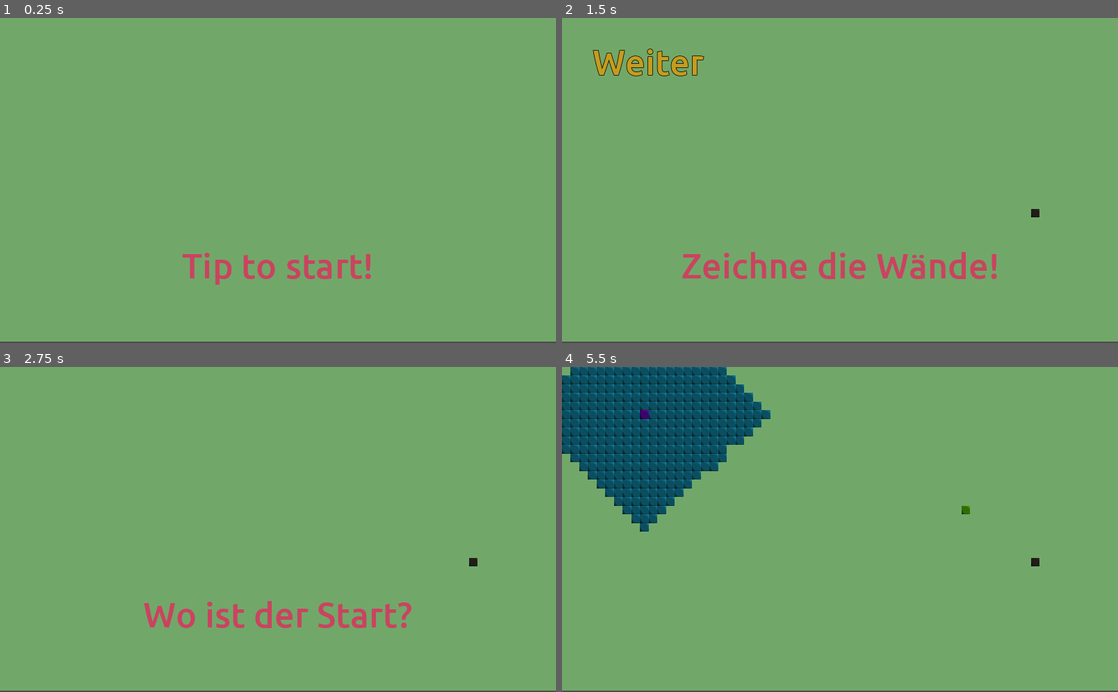
Above: before the commit, frames 1-4 (two rows, left to right).
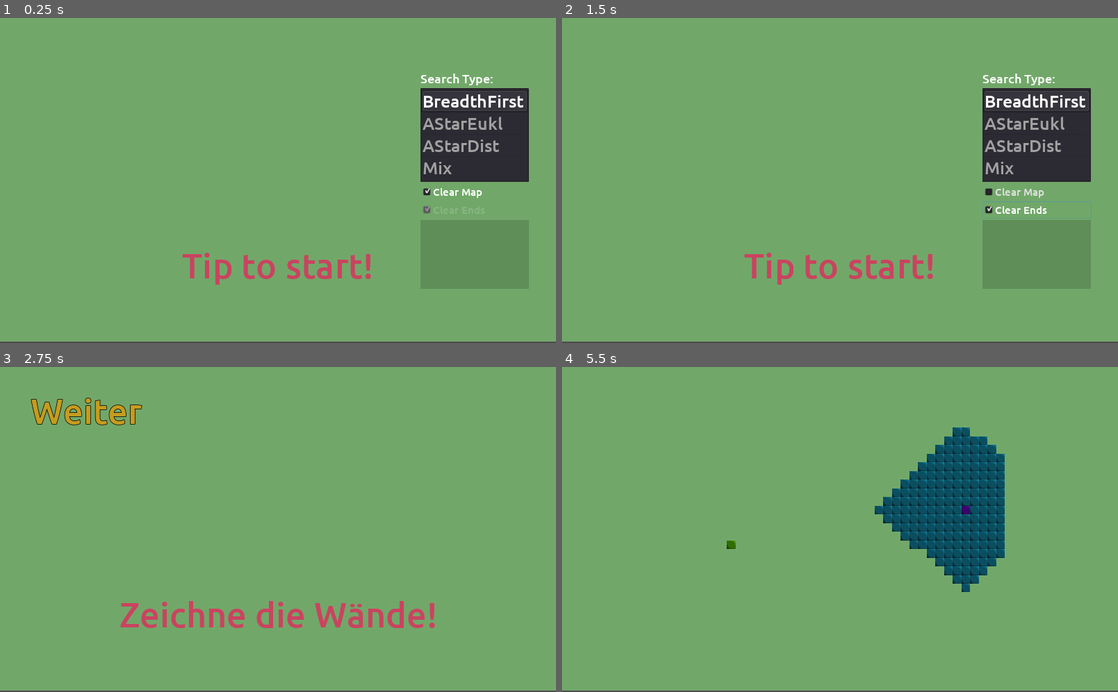
Above: after the commit, the same moments.

Repository: frehrmann/flixy-godot
Game: Godot game, scene res://Main.tscn
Same seed, same stepped clock (60 frames per second), same inputs: the game is played once before the commit and once after it.
Inputs (mouse positions are in pixels of both pictures, inside the frame that each line leads up to):
- Up to frame 1 (0.25 s): no input
- Up to frame 2 (1.5 s): click (1034, 193) at 0.5 s, where only the run after the commit has a clickable "Clear Map"; click (1034, 209) at 1.25 s, where only the run after the commit has a clickable "Clear Ends"
- Up to frame 3 (2.75 s): click (88, 412) at 2 s, where only the run before the commit has a clickable "Weiter"
- Up to frame 4 (5.5 s): click (650, 412) at 2.75 s, where only the run after the commit has a clickable "Weiter"; tap Enter at 3.5 s; move the mouse to (962, 513) at 3.52 s; click (962, 513) at 3.67 s; move the mouse to (728, 545) at 4.27 s; click (728, 545) at 4.42 s; move the mouse to (895, 458) at 5.02 s; click (895, 458) at 5.17 s

The runs differ from the first frame. In frame 1, 10% of the frame differs, in the area x 75-96%, y 17-84%; in frame 2, 13%; in frame 3, 2.8%; in frame 4, 20%, in the area x 0-86%, y 0-70%.

Commit message:
Add Mixed search mode and the ability to choose
There is now a Options menu, before the draw stage where to
choose the search type and if the map should be cleared and
so on.

Diff:
--- a/Projects/AStart/HUD.tscn
+++ b/Projects/AStart/HUD.tscn
@@ -1,6 +1,7 @@
-[gd_scene load_steps=6 format=2]
+[gd_scene load_steps=10 format=2]
 
 [ext_resource path="res://Scripts/HUD.gd" type="Script" id=1]
+[ext_resource path="res://Ubuntu-Medium.ttf" type="DynamicFontData" id=2]
 
 [sub_resource type="DynamicFontData" id=1]
 font_path = "res://Ubuntu-Medium.ttf"
@@ -17,6 +18,18 @@
 outline_size = 1
 outline_color = Color( 0.0235294, 0.0117647, 0.0117647, 1 )
 font_data = SubResource( 3 )
+
+[sub_resource type="DynamicFont" id=6]
+size = 24
+font_data = ExtResource( 2 )
+
+[sub_resource type="DynamicFont" id=5]
+size = 32
+font_data = ExtResource( 2 )
+
+[sub_resource type="DynamicFont" id=7]
+size = 20
+font_data = ExtResource( 2 )
 
 [node name="HUD" type="CanvasLayer"]
 script = ExtResource( 1 )
@@ -47,4 +60,89 @@
 __meta__ = {
 "_edit_use_anchors_": false
 }
+
+[node name="Options" type="VBoxContainer" parent="."]
+anchor_left = 1.0
+anchor_right = 1.0
+margin_left = -250.0
+margin_top = 100.0
+margin_right = -50.0
+margin_bottom = 500.0
+grow_horizontal = 0
+grow_vertical = 0
+__meta__ = {
+"_edit_use_anchors_": false
+}
+
+[node name="Label" type="Label" parent="Options"]
+margin_right = 200.0
+margin_bottom = 28.0
+custom_fonts/font = SubResource( 6 )
+text = "Search Type:"
+
+[node name="SearchTypes" type="ItemList" parent="Options"]
+margin_top = 32.0
+margin_right = 200.0
+margin_bottom = 41.0
+custom_fonts/font = SubResource( 5 )
+auto_height = true
+__meta__ = {
+"_edit_use_anchors_": false
+}
+
+[node name="Label2" type="Label" parent="Options"]
+margin_top = 45.0
+margin_right = 200.0
+margin_bottom = 73.0
+custom_fonts/font = SubResource( 6 )
+text = "Mix factor:"
+
+[node name="Mix" type="HSlider" parent="Options"]
+margin_top = 77.0
+margin_right = 200.0
+margin_bottom = 93.0
+max_value = 1.0
+step = 0.02
+value = 0.5
+tick_count = 10
+__meta__ = {
+"_edit_use_anchors_": false
+}
+
+[node name="ClearMap" type="CheckBox" parent="Options"]
+margin_top = 97.0
+margin_right = 200.0
+margin_bottom = 128.0
+custom_fonts/font = SubResource( 7 )
+pressed = true
+text = "Clear Map"
+__meta__ = {
+"_edit_use_anchors_": false
+}
+
+[node name="ClearEndPoints" type="CheckBox" parent="Options"]
+margin_top = 132.0
+margin_right = 200.0
+margin_bottom = 163.0
+custom_fonts/font = SubResource( 7 )
+disabled = true
+pressed = true
+text = "Clear Ends"
+__meta__ = {
+"_edit_use_anchors_": false
+}
+
+[node name="ColorRect" type="ColorRect" parent="Options"]
+margin_top = 167.0
+margin_right = 200.0
+margin_bottom = 400.0
+grow_horizontal = 2
+grow_vertical = 2
+size_flags_horizontal = 3
+size_flags_vertical = 3
+color = Color( 0, 0, 0, 0.156863 )
 [connection signal="pressed" from="Button" to="." method="_on_Button_pressed"]
+[connection signal="item_selected" from="Options/SearchTypes" to="." method="_on_SearchTypes_item_selected"]
+[connection signal="value_changed" from="Options/Mix" to="." method="_on_Mix_value_changed"]
+[connection signal="toggled" from="Options/ClearMap" to="." method="_on_ClearMap_toggled"]
+[connection signal="toggled" from="Options/ClearEndPoints" to="." method="_on_ClearEndPoints_toggled"]
--- a/Projects/AStart/Scripts/HUD.gd
+++ b/Projects/AStart/Scripts/HUD.gd
@@ -2,11 +2,19 @@
 
 signal weiter
 
+onready var TypeList = $Options/SearchTypes
+
+var clear_map = true
+var clear_ends = true
+
 func _ready():
 	$Button.hide()
-
+	$Options/Label2.text = "Mix factor: %.2f" % $Options/Mix.value
+	$Options/Label2.hide()
+	$Options/Mix.hide()
 
 func message(text):
+	$Message.show()
 	$Message.text = text
 
 func hide_message():
@@ -21,6 +29,60 @@
 func hide_weiter():
 	$Button.hide()
 
-
 func _on_Button_pressed():
 	emit_signal("weiter")
+
+func add_item_to_list(label):
+	TypeList.add_item(label)
+	if TypeList.get_item_count() == 1:
+		TypeList.select(0)
+
+func get_type():
+	var sel = TypeList.get_selected_items()
+	if len(sel) > 0:
+		return sel[0]
+	else:
+		0
+
+func get_factor():
+	return $Options/Mix.value
+
+func hide_options():
+	$Options.hide()
+
+func show_options():
+	$Options.show()
+
+
+func _on_Mix_value_changed(value):
+	$Options/Label2.text = "Mix factor: %.2f" % value
+
+
+func _on_SearchTypes_item_selected(index):
+	if TypeList.get_item_text(index) == "Mix":
+		$Options/Label2.show()
+		$Options/Mix.show()
+	else:
+		$Options/Label2.hide()
+		$Options/Mix.hide()
+
+func get_clear_map():
+	return clear_map
+
+func get_clear_ends():
+	return clear_ends
+
+
+func _on_ClearMap_toggled(button_pressed):
+	clear_map = button_pressed
+	if clear_map:
+		clear_ends = true
+		$Options/ClearEndPoints.pressed = true
+		$Options/ClearEndPoints.disabled = true
+	else:
+		$Options/ClearEndPoints.pressed = false
+		$Options/ClearEndPoints.disabled = false
+
+
+func _on_ClearEndPoints_toggled(button_pressed):
+	clear_ends = button_pressed
--- a/Projects/AStart/Scripts/Main.gd
+++ b/Projects/AStart/Scripts/Main.gd
@@ -1,7 +1,8 @@
 extends Node2D
 
 enum { TILE_BLOCKED, TILE_VISITED, TILE_START, TILE_TARGET, TILE_PATH }
-enum { NOSTATE, STATE_START, STATE_DRAW, STATE_SETSTART, STATE_SETTARGET, STATE_SEARCH, STATE_NOTFOUND, STATE_GO }
+enum { NOSTATE, STATE_START, STATE_DRAW, STATE_SETSTART, STATE_SETTARGET,
+	   STATE_SEARCH, STATE_NOTFOUND, STATE_GO, STATE_FINISHED }
 
 var StateNames = {
 	NOSTATE : "NOSTATE",
@@ -11,7 +12,8 @@
 	STATE_SETTARGET : "SET FINISH",
 	STATE_SEARCH : "SEARCH",
 	STATE_NOTFOUND : "NOT FOUND",
-	STATE_GO : "GO"
+	STATE_GO : "GO",
+	STATE_FINISHED : "FINISHED",
 }
 
 var current_state = STATE_START
@@ -22,12 +24,20 @@
 var start_tile
 var end_tile
 var path = []
+var set_ends = true
 
 export var StepsPerCylce = 4
 export(bool) var Debug = false
 
+func _ready():
+	for t in $Search.DISTTYPE.keys():
+		$HUD.add_item_to_list(t)
+	on_enter()
+
 func start_search():
 	var size = $TileMap.world_to_map(get_viewport().size) + Vector2(1,1)
+	$Search.Type = $HUD.get_type()
+	$Search.MixFactor = $HUD.get_factor()
 	$Search.start(start_tile, end_tile, size)
 
 func check_block():
@@ -49,15 +59,18 @@
 
 
 func on_exit():
-	if current_state == STATE_DRAW:
+	if current_state == STATE_START:
+		$HUD.hide_options()
+	elif current_state == STATE_DRAW:
 		$HUD.hide_weiter()
-	elif current_state == STATE_SEARCH:
-		$HUD.show_message()
-		$HUD.message("Fertig!")
+
 
 func on_enter():
-	if current_state == STATE_DRAW:
-		$TileMap.clear()
+	if current_state == STATE_START:
+		$HUD.message("Tip to start!")
+		$HUD.show_options()
+	elif current_state == STATE_DRAW:
+		clear_map()
 		$HUD.message("Zeichne die Wände!")
 		$HUD.show_weiter()
 	elif current_state == STATE_SETSTART:
@@ -69,6 +82,8 @@
 		start_search()
 	elif current_state == STATE_NOTFOUND:
 		$HUD.message("Kann das Ziel nicht erreichen!")
+	elif current_state == STATE_FINISHED:
+		$HUD.message("Fertig!")
 
 func transition():
 	if new_state != NOSTATE and new_state != current_state:
@@ -77,24 +92,22 @@
 		current_state = new_state
 		on_enter()
 
-func _ready():
-	$HUD.message("Tip to start!")
-
 func _input(event):
 	if event is InputEventKey:
 		if event.scancode == KEY_ESCAPE:
 			get_tree().quit(0)
 	if event is InputEventMouseButton and !event.pressed:
-		if current_state == STATE_START:
-			new_state = STATE_DRAW
-		elif current_state == STATE_SETSTART:
+		if current_state == STATE_SETSTART:
 			start_tile = set_block(TILE_START)
 			new_state = STATE_SETTARGET
 		elif current_state == STATE_SETTARGET:
 			end_tile = set_block(TILE_TARGET)
 			new_state = STATE_SEARCH
+			set_ends = false
 		elif current_state == STATE_NOTFOUND:
-			new_state = STATE_DRAW
+			new_state = STATE_START
+		elif current_state == STATE_FINISHED:
+			new_state = STATE_START
 
 func _unhandled_input(event):
 	if current_state == STATE_DRAW:
@@ -106,6 +119,9 @@
 				else:
 					$HUD.show_weiter()
 					draw = false
+	if event is InputEventMouseButton and !event.pressed:
+		if current_state == STATE_START:
+			new_state = STATE_DRAW
 
 func _physics_process(delta):
 	transition()
@@ -116,10 +132,25 @@
 			check_block()
 	elif current_state == STATE_GO:
 		if path.empty():
-			new_state = STATE_START
+			new_state = STATE_FINISHED
 		else:
 			var pos = path.pop_back()
 			$TileMap.set_cellv(pos, TILE_PATH)
+
+func clear_map():
+	if $HUD.get_clear_map():
+		$TileMap.clear()
+		set_ends = true
+	else:
+		var size = $TileMap.world_to_map(get_viewport().size) + Vector2(1,1)
+		for i in range(size.x):
+			for j in range(size.y):
+				var tile = $TileMap.get_cell(i, j)
+				if tile == TILE_VISITED or tile == TILE_PATH:
+					$TileMap.set_cell(i, j, -1)
+				elif (tile == TILE_START or tile == TILE_TARGET) and $HUD.get_clear_ends():
+					$TileMap.set_cell(i, j, -1)
+					set_ends = true
 
 func state_draw_process(_delta):
 	if draw:
@@ -142,4 +173,7 @@
 	return map_mouse_pos
 
 func _on_HUD_weiter():
-	new_state = STATE_SETSTART
+	if set_ends:
+		new_state = STATE_SETSTART
+	else:
+		new_state = STATE_SEARCH
--- a/Projects/AStart/Scripts/Search.gd
+++ b/Projects/AStart/Scripts/Search.gd
@@ -7,8 +7,9 @@
 var size
 var dirs = [Vector2(1, 0), Vector2(-1, 0), Vector2(0, 1), Vector2(0, -1)]
 
-enum DISTTYPE { BreadthFirst, AStarEukl, AStarDist }
+enum DISTTYPE { BreadthFirst, AStarEukl, AStarDist, Mix }
 export(DISTTYPE) var Type = DISTTYPE.BreadthFirst
+export(float, 0.0, 1.0) var MixFactor = 0.5
 
 func start(start, target, max_tile_idx):
 	blocks = []
@@ -55,11 +56,20 @@
 	else:
 		return d_elem < d_pos
 
+func mixed_dist(pos):
+	return MixFactor * dist2finish(pos) + (1.0-MixFactor) * $Storage.get_distv(pos)
+
+func cmp_mix(elem, pos):
+	return mixed_dist(elem) < mixed_dist(pos)
+
+
 func get_idx(pos):
 	if Type == DISTTYPE.AStarEukl:
 		return blocks.bsearch_custom(pos, self, "cmp_dist2finish_eukl")
 	elif Type == DISTTYPE.AStarDist:
 		return blocks.bsearch_custom(pos, self, "cmp_dist2finish")
+	elif Type == DISTTYPE.Mix:
+		return blocks.bsearch_custom(pos, self, "cmp_mix")
 	else:
 		return blocks.bsearch_custom(pos, self, "cmp_traveld")
 
--- a/Projects/AStart/project.godot
+++ b/Projects/AStart/project.godot
@@ -17,6 +17,8 @@
 
 config/name="A Start"
 run/main_scene="res://Main.tscn"
+boot_splash/fullsize=false
+boot_splash/use_filter=false
 config/icon="res://Images/icon.png"
 
 [display]
